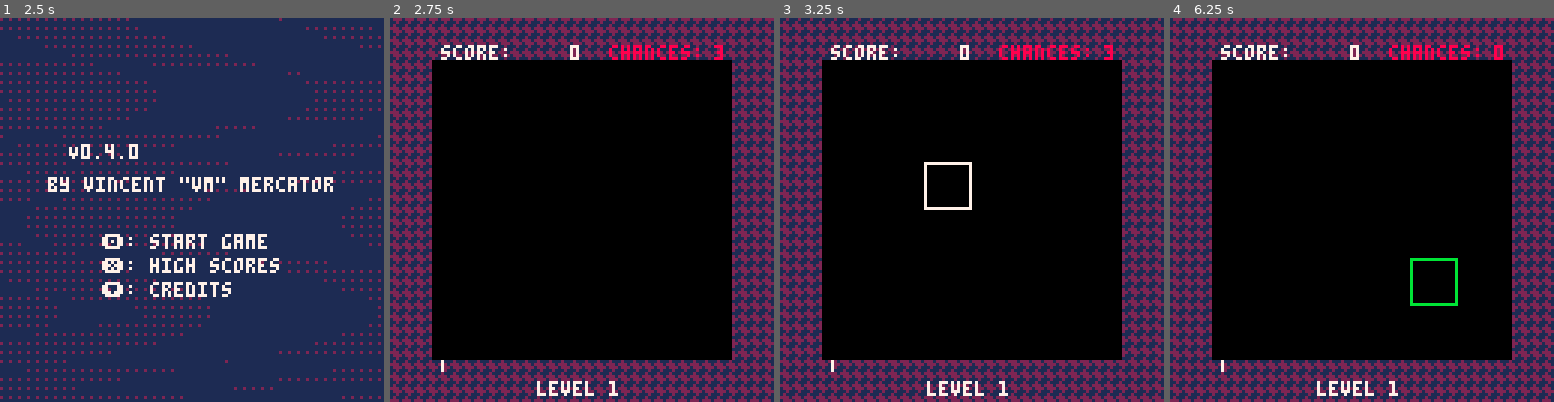
Above: before the commit, frames 1-4 (left to right).
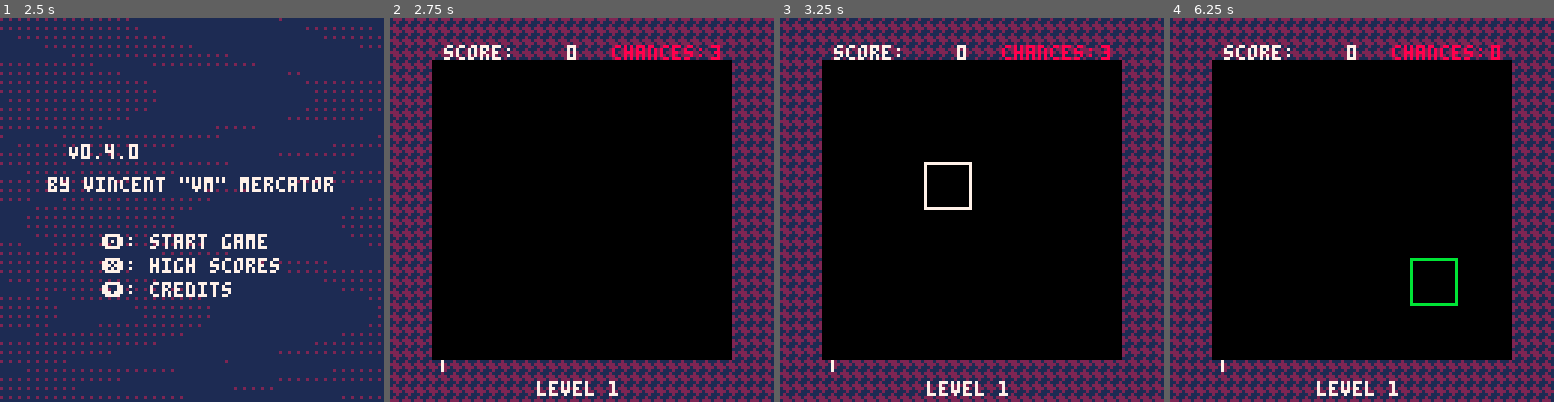
Above: after the commit, the same moments.

Repository: vm70/stratagem
Game: PICO-8 cartridge src/main.p8
Same seed, same stepped clock (60 frames per second), same inputs: the game is played once before the commit and once after it.
Inputs (mouse positions are in pixels of both pictures, inside the frame that each line leads up to):
- Up to frame 1 (2.5 s): tap X (X key) at 0.33, 1.07, 1.85 s; click (280, 121) at 0.67 s; tap O (Z key) at 0.7, 1.7, 2.1 s; click (46, 267) at 1.22 s; hold Right 1.6-2.1 s; click (107, 114) at 1.77 s; hold Up 2.15-2.42 s; click (172, 259) at 2.32 s; hold Right from 2.47 s (still down)
- Up to frame 2 (2.75 s): keep holding Right; tap O (Z key) at 2.5 s
- Up to frame 3 (3.25 s): click (1014, 106) at 2.87 s; tap O (Z key) at 2.9 s; tap X (X key) at 2.97 s; release Right at 3.03 s; hold Left from 3.08 s (still down)
- Up to frame 4 (6.25 s): tap O (Z key) every 0.4 s from 3.3 to 6.1 s; click (1465, 256) at 3.42 s; release Left at 3.58 s; hold Down 3.63-3.97 s; click (1231, 102) at 3.97 s; hold Right 4.02-4.68 s; tap X (X key) at 4.08, 5.2 s; click (1292, 248) at 4.52 s; hold Up 4.73-5.03 s; click (1354, 94) at 5.07 s; hold Left 5.08-5.68 s; click (1419, 244) at 5.62 s; hold Down 5.73-6.03 s; hold Right from 6.08 s (still down); click (1481, 90) at 6.17 s

Frame 1 is identical in both runs. In frame 2, 1.1% of the frame differs, in the area x 13-87%, y 7-11%; in frame 3, 1.1%; in frame 4, 1.2%.

Commit message:
Change centering of HUD elements

Diff:
--- a/src/ui.lua
+++ b/src/ui.lua
@@ -262,8 +262,8 @@
 ---@param player Player
 function DrawHUD(player)
 	-- the `chr(3) .. f` statement moves the text back one pixel
-	print("score: " .. chr(3) .. "f" .. LeftPad(tostr(player.score), " ", 5), 17, 9, 7)
-	print("chances: " .. chr(3) .. "f" .. max(player.chances, 0), 73, 9, 8)
+	print("score:" .. chr(3) .. "h" .. LeftPad(tostr(player.score), " ", 5), 18, 9, 7)
+	print("chances:" .. chr(3) .. "h" .. max(player.chances, 0), 74, 9, 8)
 	print("level " .. player.level, 49, 121, 7)
 	-- calculate level completion ratio
 	local level_ratio = (player.score - player.init_level_score) / (player.level_threshold - player.init_level_score)
